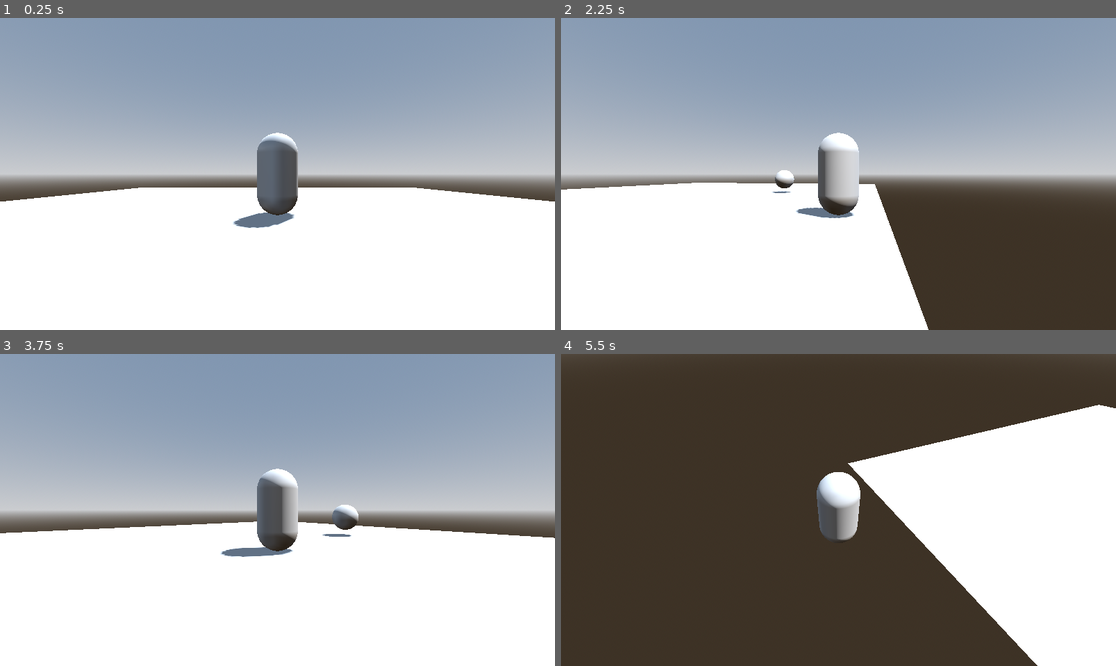
Above: before the commit, frames 1-4 (two rows, left to right).
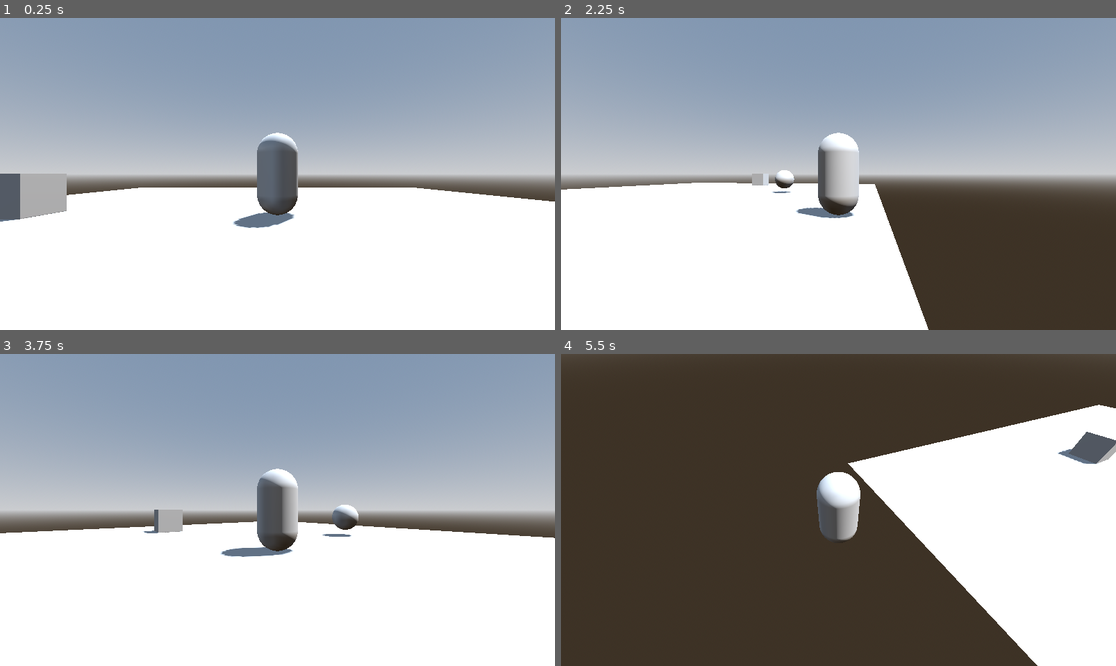
Above: after the commit, the same moments.

Repository: rCotche/kenneyjam25
Game: Godot game, scene res://scenes/naze_land.tscn
Two runs of this game, one before a commit and one after it. Both use one fixed random seed, a clock stepped at 60 frames per second and the inputs below.
Inputs (mouse positions are in pixels of both pictures, inside the frame that each line leads up to):
- Up to frame 1 (0.25 s): no input
- Up to frame 2 (2.25 s): tap Enter at 0.5 s; move the mouse to (810, 236) at 0.52 s; hold Up (avancer) 0.53-2.03 s; tap E (damage, bound only after the commit) at 0.6, 1.55 s; tap Q (heal, bound only after the commit) at 0.8, 1.35 s; move the mouse to (1005, 220) at 1.27 s; move the mouse to (672, 127) at 2.02 s; hold Left (gauche) from 2.03 s (still down); tap Down (reculer) at 2.1 s
- Up to frame 3 (3.75 s): keep holding Left (gauche); tap Q (heal, bound only after the commit) at 2.3, 3.6 s; move the mouse to (305, 510) at 2.77 s; tap E (damage, bound only after the commit) at 2.85 s; move the mouse to (194, 432) at 3.52 s
- Up to frame 4 (5.5 s): move the mouse to (960, 494) at 4.27 s; release Left (gauche) at 4.28 s; hold Right (droite) 4.28-5.03 s; tap E (damage, bound only after the commit) at 4.35 s; move the mouse to (727, 525) at 5.02 s; hold Up (avancer) from 5.03 s (still down); tap Q (heal, bound only after the commit) at 5.1 s

The runs differ from the first frame. In frame 1, 1.5% of the frame differs, in the area x 0-13%, y 49-66%; in frame 2, less than 0.1%; in frame 3, 0.3%; in frame 4, 0.7%.

Commit message:
ui pick up fix, proto building scene created, control player up to date

Diff:
--- a/project.godot
+++ b/project.godot
@@ -46,9 +46,19 @@
 "events": [Object(InputEventKey,"resource_local_to_scene":false,"resource_name":"","device":-1,"window_id":0,"alt_press …(191 unchanged characters)…
 ]
 }
-interact={
+heal={
 "deadzone": 0.2,
 "events": [Object(InputEventKey,"resource_local_to_scene":false,"resource_name":"","device":-1,"window_id":0,"alt_press …(191 unchanged characters)…
+]
+}
+damage={
+"deadzone": 0.2,
+"events": [Object(InputEventKey,"resource_local_to_scene":false,"resource_name":"","device":-1,"window_id":0,"alt_pressed":false,"shift_pressed":false,"ctrl_pressed":false,"meta_pressed":false,"pressed":false,"keycode":0,"physical_keycode":69,"key_label":0,"unicode":101,"location":0,"echo":false,"script":null)
+]
+}
+pick={
+"deadzone": 0.2,
+"events": [Object(InputEventKey,"resource_local_to_scene":false,"resource_name":"","device":-1,"window_id":0,"alt_pressed":false,"shift_pressed":false,"ctrl_pressed":false,"meta_pressed":false,"pressed":false,"keycode":0,"physical_keycode":80,"key_label":0,"unicode":112,"location":0,"echo":false,"script":null)
 ]
 }
 
--- a/health_component.gd
+++ b/scenes/health_component.gd
@@ -1,6 +1,6 @@
 extends Node3D
 
-@export var health: float
+@export var health : float
 
 # Called when the node enters the scene tree for the first time.
 func _ready() -> void:
--- a/scenes/health_component.tscn
+++ b/scenes/health_component.tscn
@@ -1,6 +1,6 @@
 [gd_scene load_steps=2 format=3 uid="uid://cxxnbq2u4t8lm"]
 
-[ext_resource type="Script" uid="uid://cq47qfkfctje8" path="res://health_component.gd" id="1_a1tyf"]
+[ext_resource type="Script" uid="uid://b8y32xfg118ok" path="res://scenes/health_component.gd" id="1_a1tyf"]
 
 [node name="HealthComponent" type="Node3D"]
 script = ExtResource("1_a1tyf")
--- /dev/null
+++ b/scenes/level.gd
@@ -0,0 +1,21 @@
+extends Node
+
+#UI INTERACT
+@onready var ui_scene_res: Node = $UI
+var pickup_label: Label
+
+# Called when the node enters the scene tree for the first time.
+func _ready() -> void:
+	#UI INTERACT
+	pickup_label = ui_scene_res.get_node_or_null("PickupControl/Label")
+	if not pickup_label:
+		push_warning("PickupLabel introuvable.")
+
+	#CONNECT SIGNAL
+	#le groupe "GroupPowerUp" a tous les nodes power up
+	#get tous les intances de node qui est dans le groupe
+	for powerup in get_tree().get_nodes_in_group("GroupPowerUp"):
+		powerup.powerup_near.connect(on_powerup_powerupnear)
+
+func on_powerup_powerupnear(near: bool) -> void:
+	pickup_label.visible = near
--- a/scenes/level.tscn
+++ b/scenes/level.tscn
@@ -1,6 +1,8 @@
-[gd_scene load_steps=5 format=3 uid="uid://d21yl1eqv3tgd"]
+[gd_scene load_steps=7 format=3 uid="uid://d21yl1eqv3tgd"]
 
 [ext_resource type="PackedScene" uid="uid://bhlvrsbdqid42" path="res://scenes/player.tscn" id="1_2q6dc"]
+[ext_resource type="Script" uid="uid://csurb5cwq1r1e" path="res://scenes/level.gd" id="1_w8frs"]
+[ext_resource type="PackedScene" uid="uid://d3cwql0l13lo5" path="res://scenes/ui.tscn" id="2_w7c3h"]
 
 [sub_resource type="ProceduralSkyMaterial" id="ProceduralSkyMaterial_2q6dc"]
 sky_horizon_color = Color(0.662243, 0.671743, 0.686743, 1)
@@ -15,6 +17,7 @@
 tonemap_mode = 2
 
 [node name="Level" type="Node"]
+script = ExtResource("1_w8frs")
 
 [node name="WorldEnvironment" type="WorldEnvironment" parent="."]
 environment = SubResource("Environment_w8frs")
@@ -32,3 +35,5 @@
 [node name="PowerUps" type="Node" parent="."]
 
 [node name="Timer" type="Node" parent="."]
+
+[node name="UI" parent="." instance=ExtResource("2_w7c3h")]
--- a/scenes/naze_land.tscn
+++ b/scenes/naze_land.tscn
@@ -1,15 +1,22 @@
-[gd_scene load_steps=4 format=3 uid="uid://d2ttfyfi7f3n2"]
+[gd_scene load_steps=6 format=3 uid="uid://d2ttfyfi7f3n2"]
 
 [ext_resource type="PackedScene" uid="uid://d21yl1eqv3tgd" path="res://scenes/level.tscn" id="1_8ulfr"]
 [ext_resource type="PackedScene" uid="uid://b5jvkrfm3dnxi" path="res://scenes/naze.tscn" id="2_syktq"]
+[ext_resource type="PackedScene" uid="uid://cli78oypt6yw7" path="res://scenes/proto_building.tscn" id="3_du6wo"]
 [ext_resource type="PackedScene" uid="uid://d07f1p4lp47vv" path="res://scenes/power_up.tscn" id="3_ilrx2"]
+[ext_resource type="PackedScene" uid="uid://cxxnbq2u4t8lm" path="res://scenes/health_component.tscn" id="4_8pdl5"]
 
-[node name="Level" instance=ExtResource("1_8ulfr")]
+[node name="NazeLand" instance=ExtResource("1_8ulfr")]
 
 [node name="Player" parent="Entities" index="0"]
 transform = Transform3D(1, 0, 0, 0, 1, 0, 0, 0, 1, 0, 1, 0)
 
 [node name="Naze" parent="Environnement" index="0" instance=ExtResource("2_syktq")]
+
+[node name="ProtoBuilding" parent="Environnement" index="1" instance=ExtResource("3_du6wo")]
+transform = Transform3D(1, 0, 0, 0, 1, 0, 0, 0, 1, -6.1968, 0.5, 0)
+
+[node name="HealthComponent" parent="Environnement/ProtoBuilding" index="2" instance=ExtResource("4_8pdl5")]
 
 [node name="PowerUp" parent="PowerUps" index="0" instance=ExtResource("3_ilrx2")]
 transform = Transform3D(1, 0, 0, 0, 1, 0, 0, 0, 1, 0, 0.715872, -5)
--- a/scenes/player.gd
+++ b/scenes/player.gd
@@ -1,6 +1,6 @@
 extends CharacterBody3D
 
-#PLAYER
+#PLAYER MOVE
 var movement_input := Vector2.ZERO
 @export var speed_movement : float = 5.0
 @export var max_speed_movement : float = 10.0
@@ -11,7 +11,6 @@
 # Called when the node enters the scene tree for the first time.
 func _ready() -> void:
 	pass # Replace with function body.
-
 
 # Called every frame. 'delta' is the elapsed time since the previous frame.
 func _process(_delta: float) -> void:
@@ -48,3 +47,12 @@
 		#3.2 updating velocity to get a new movement speed
 		velocity.x = velocity_2d.x
 		velocity.z = velocity_2d.y
+
+func interact_ability() -> void :
+	pass
+
+func heal_ability() -> void :
+	pass
+
+func damage_ability() -> void :
+	pass
--- a/scenes/power_up.gd
+++ b/scenes/power_up.gd
@@ -1,10 +1,14 @@
 extends Area3D
 
+#POWER UP DESCRIPTION
 var rotation_speed: int = 5
 #power up type
 var available_options := ['heal', 'damage']
 #randomize power up
 var type = available_options[randi()%len(available_options)]
+
+#
+signal powerup_near(near: bool)
 
 #func _process(delta: float) -> void:
 	##to fix
@@ -13,12 +17,14 @@
 
 func _on_body_entered(body: Node3D) -> void:
 	if body.is_in_group("player"):
+		powerup_near.emit(true)
 		apply_effect(body)
 		print("pick up")
 
 
 func _on_body_exited(body: Node3D) -> void:
 	if body.is_in_group("player"):
+		powerup_near.emit(false)
 		apply_effect(body)
 		print("nope")
 
--- a/scenes/power_up.tscn
+++ b/scenes/power_up.tscn
@@ -7,7 +7,7 @@
 [sub_resource type="SphereShape3D" id="SphereShape3D_j7my0"]
 radius = 1.0
 
-[node name="PowerUp" type="Area3D"]
+[node name="PowerUp" type="Area3D" groups=["GroupPowerUp"]]
 collision_layer = 2
 script = ExtResource("1_j7my0")
 
--- /dev/null
+++ b/scenes/proto_building.tscn
@@ -0,0 +1,16 @@
+[gd_scene load_steps=4 format=3 uid="uid://cli78oypt6yw7"]
+
+[ext_resource type="PackedScene" uid="uid://d2kw5mxvfhaic" path="res://scenes/building.tscn" id="1_ms78l"]
+
+[sub_resource type="BoxMesh" id="BoxMesh_yv4pc"]
+
+[sub_resource type="BoxShape3D" id="BoxShape3D_lfanw"]
+
+[node name="ProtoBuilding" instance=ExtResource("1_ms78l")]
+
+[node name="MeshInstance3D" parent="." index="0"]
+mesh = SubResource("BoxMesh_yv4pc")
+
+[node name="CollisionShape3D" parent="." index="1"]
+shape = SubResource("BoxShape3D_lfanw")
+debug_fill = false
--- /dev/null
+++ b/scenes/ui.tscn
@@ -0,0 +1,27 @@
+[gd_scene format=3 uid="uid://d3cwql0l13lo5"]
+
+[node name="UI" type="CanvasLayer"]
+
+[node name="PickupControl" type="Control" parent="."]
+layout_mode = 3
+anchors_preset = 15
+anchor_right = 1.0
+anchor_bottom = 1.0
+grow_horizontal = 2
+grow_vertical = 2
+
+[node name="Label" type="Label" parent="PickupControl"]
+visible = false
+layout_mode = 1
+anchors_preset = 8
+anchor_left = 0.5
+anchor_top = 0.5
+anchor_right = 0.5
+anchor_bottom = 0.5
+offset_left = -20.0
+offset_top = -11.5
+offset_right = 20.0
+offset_bottom = 11.5
+grow_horizontal = 2
+grow_vertical = 2
+text = "Press P to pick"
Not shown, removed: health_component.gd.uid
Not shown, added: scenes/health_component.gd.uid
Not shown, added: scenes/level.gd.uid
